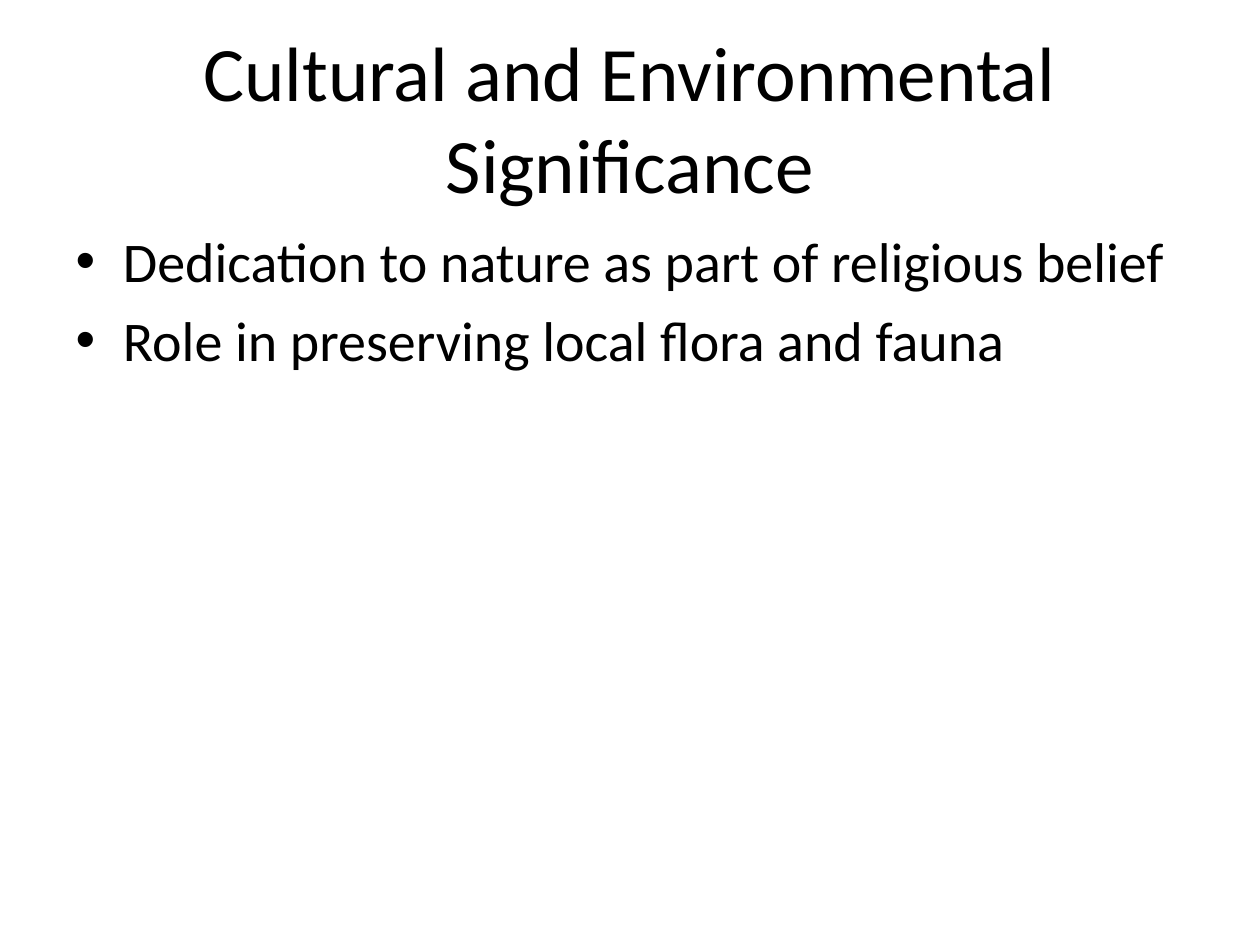
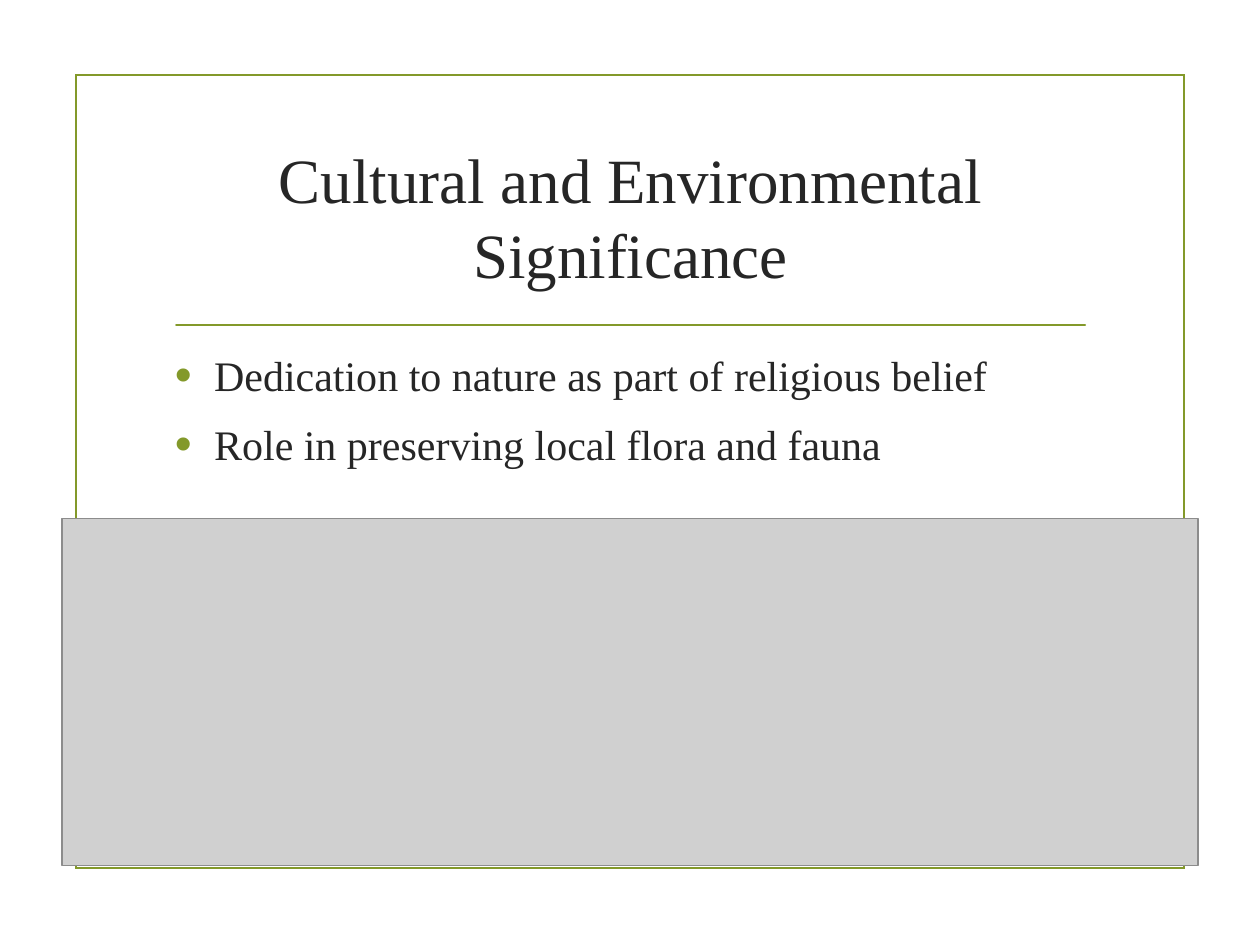
Before and after one commit to imvickykumar999/Visual-Basic-Analysis-PowerPoint, a slide deck: slide 4 of chatgpt4/Bishnoi_Movement_Presentation.pptx. Drawn at 1260x945 pixels with LibreOffice and Linux fonts; fonts in the diff are those of the drawing; grey boxes stand for pictures; background and template pictures are left out. Boxes give left, top, right and bottom in pixels: in the first picture for what was removed or moved away, otherwise in the second. Text is boxed around its words. In the diff, an @@ line names an element or a change of style, - is before the commit and + after.

```diff
--- a/chatgpt4/Bishnoi_Movement_Presentation.pptx
+++ b/chatgpt4/Bishnoi_Movement_Presentation.pptx
@@ rectangle added at (x1=77, y1=74, x2=1184, y2=868), outline #83992A 1.25 pt @@
@@ title "Cultural and Environmental Significance" moved from (x1=203, y1=47, x2=1056, y2=207) to (x1=279, y1=159, x2=981, y2=291) @@
@@ title "Cultural and Environmental Significance" at (x1=279, y1=159, x2=981, y2=291): size 44 to 36 pt, font Calibri to Times New Roman, text colour #000000 to #262626 @@
@@ line added from (176, 325) to (1085, 325), #83992A 1.25 pt @@
@@ text "Dedication to nature as part ..." moved from (x1=123, y1=243, x2=1163, y2=371) to (x1=214, y1=361, x2=987, y2=469) @@
@@ text "Dedication to nature as part ..." at (x1=214, y1=361, x2=987, y2=469): size 32 to 24 pt, font Calibri to Times New Roman, text colour #000000 to #262626; indent changed; more space between paragraphs @@
@@ picture added at (x1=62, y1=518, x2=1198, y2=864) @@
```
Also in this commit, not shown: 5 other slides changed, 4 slides added, 4 slides removed.
